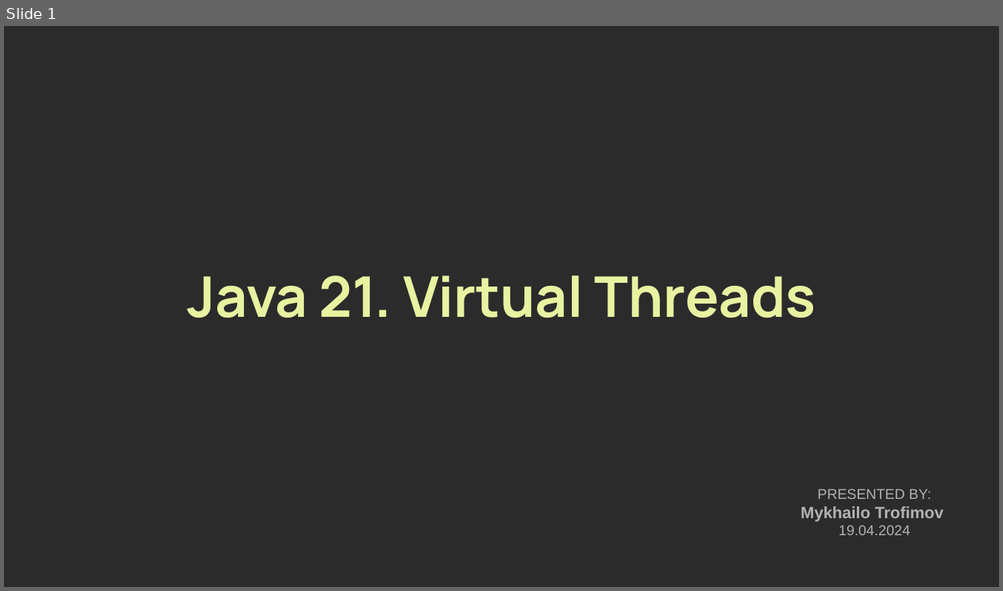
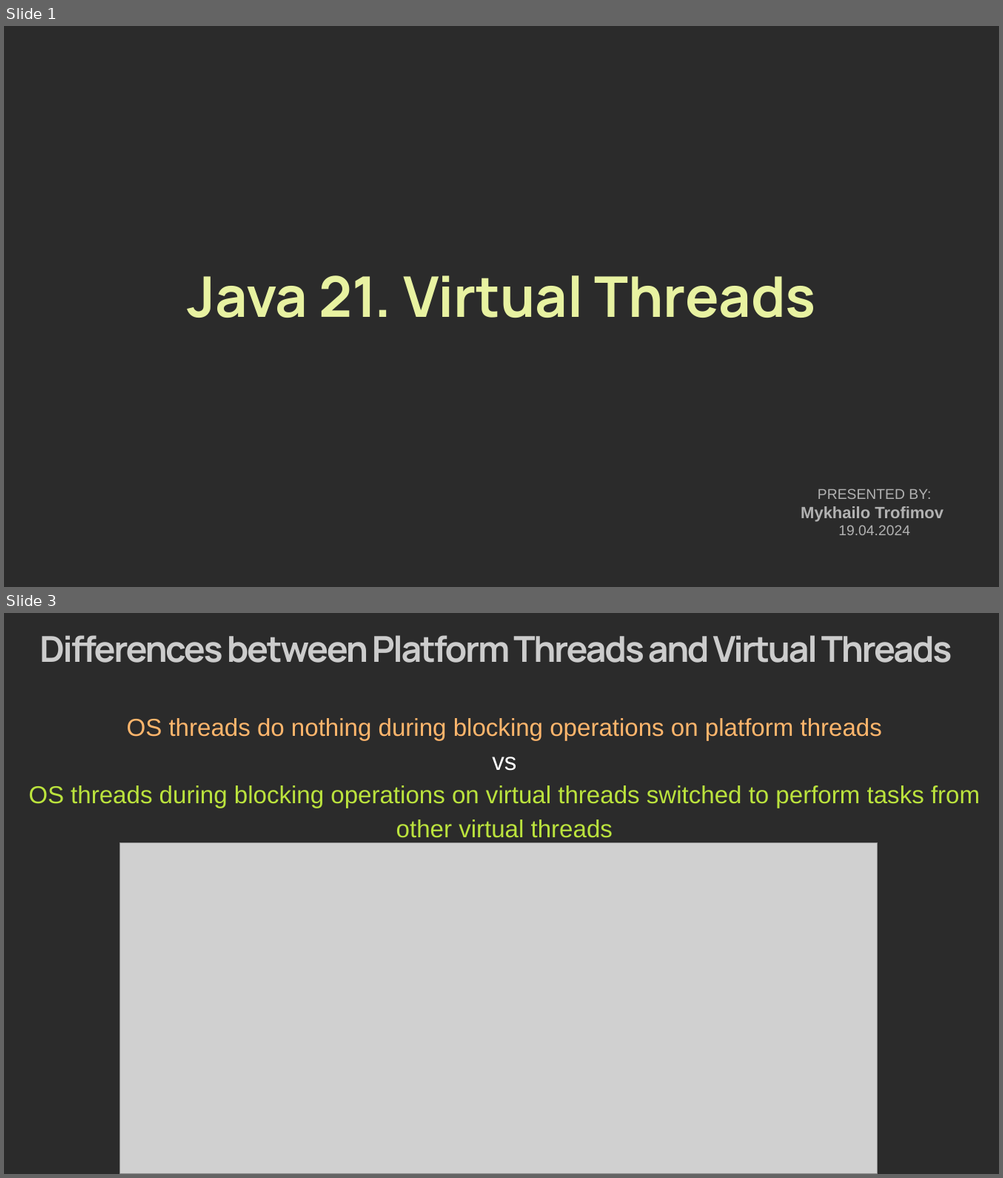
Before and after one commit to TrofimovMishka/java_virtual_threads, a slide deck: presentation/Java21-VirtualThreads.odp. Shown one above the other, each under a label of ours: slide 1 before the commit, slides 1 and 3 after it; the slides between them are not shown. The pictures are 1003x591 and 1003x1178 pixels, drawn with LibreOffice and Linux fonts; fonts in the diff are those of the drawing; grey boxes stand for pictures; background and template pictures are left out; a plain dark background stands for a picture behind light text. Boxes give left, top, right and bottom in pixels: in the first picture for what was removed or moved away, otherwise in the second. Text is boxed around its words. In the diff, an @@ line names an element or a change of style, - is before the commit and + after.

Commit message:
added simple app simulated using virtual threads

```diff
--- a/presentation/Java21-VirtualThreads.odp
+++ b/presentation/Java21-VirtualThreads.odp
@@ slide 3 added at [4, 613, 999, 1174], background picture (left out) @@
@@ title added at [40, 635, 952, 663], 35 pt, text #CCCCCC, bold @@
+Differences between Platform Threads and Virtual Threads
@@ title added at [28, 718, 979, 838], 24 pt, text #BBE33D @@
+OS threads do nothing during blocking operations on platform threads
+vs
+OS threads during blocking operations on virtual threads switched to perform tasks from other virtual threads
@@ picture added at [120, 843, 877, 1174] @@
```
Also in this commit, not shown: 5 other slides added, 1 slide removed, 15 other files.
